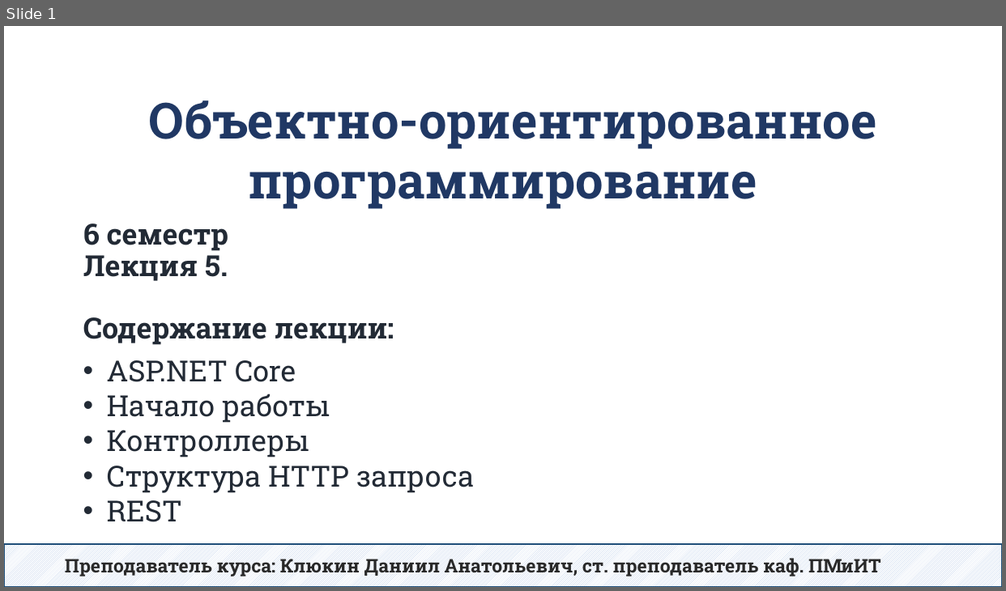
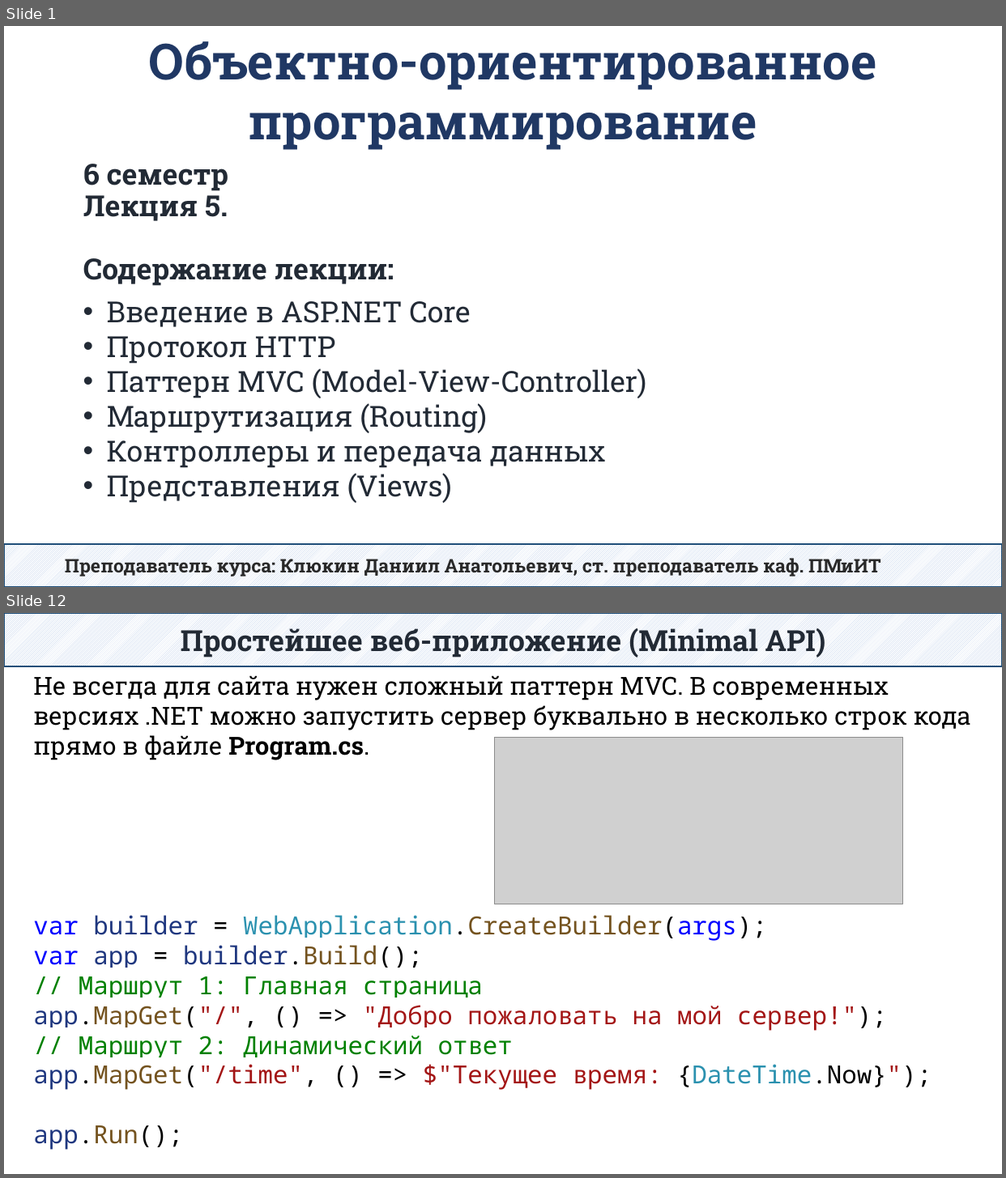
Before and after one commit to DaniilKlyukin/OOP-6, a slide deck: Лекции/ООП 2 лек 5.pptx. Shown one above the other, each under a label of ours: slide 1 before the commit, slides 1 and 12 after it; the slides between them are not shown. The pictures are 1006x591 and 1006x1178 pixels, drawn with LibreOffice and Linux fonts; fonts in the diff are those of the drawing; grey boxes stand for pictures. Boxes give left, top, right and bottom in pixels: in the first picture for what was removed or moved away, otherwise in the second. Text is boxed around its words. In the diff, an @@ line names an element or a change of style, - is before the commit and + after.

```diff
--- a/Лекции/ООП 2 лек 5.pptx
+++ b/Лекции/ООП 2 лек 5.pptx
@@ slide 12 added at (x1=4, y1=613, x2=1002, y2=1174), background #FFFFFF @@
@@ rectangle added at (x1=4, y1=613, x2=1002, y2=667), fill pattern #B4C7E7 on #FFFFFF, outline #1F4E79 1.25 pt, 28 pt, text #222A35, bold @@
+Простейшее веб-приложение (Minimal API)
@@ text added at (x1=33, y1=675, x2=971, y2=1150), 24 pt, text #000000 @@
+Не всегда для сайта нужен сложный паттерн MVC. В современных версиях .NET можно запустить сервер буквально в несколько строк кода прямо в файле Program.cs.
+var builder = WebApplication.CreateBuilder(args);
+var app = builder.Build();
+// Маршрут 1: Главная страница
+app.MapGet("/", () => "Добро пожаловать на мой сервер!");
+// Маршрут 2: Динамический ответ
+app.MapGet("/time", () => $"Текущее время: {DateTime.Now}");
+app.Run();
@@ picture added at (x1=495, y1=737, x2=904, y2=905) @@
@@ slide 1 changed as well @@
@@ text "Объектно-ориентированное программирование" moved from (x1=149, y1=101, x2=877, y2=209) to (x1=149, y1=41, x2=877, y2=150) @@
@@ title "6 семестр Лекция 5. Содержание ..." moved from (x1=83, y1=224, x2=394, y2=345) to (x1=83, y1=164, x2=394, y2=286) @@
@@ text at (x1=107, y1=301, x2=647, y2=503): text changed @@
-• ASP.NET Core
-• Начало работы
-• Контроллеры
-• Структура HTTP запроса
-• REST
+• Введение в ASP.NET Core
+• Протокол HTTP
+• Паттерн MVC (Model-View-Controller)
+• Маршрутизация (Routing)
+• Контроллеры и передача данных
+• Представления (Views)
```
Also in this commit, not shown: 1 other slide changed, 33 other slides added, 50 slides removed.
